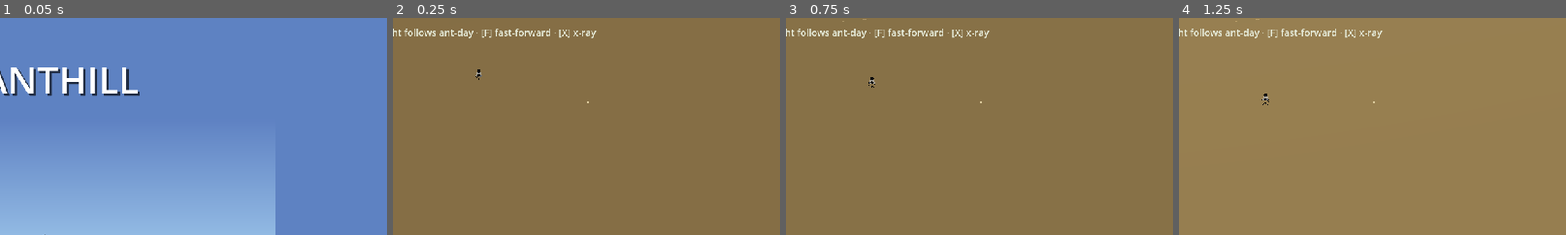
Above: before the commit, frames 1-4 (left to right).
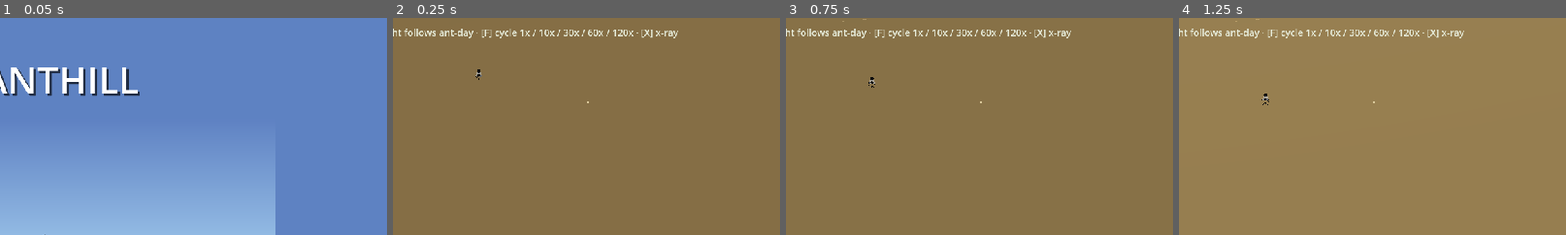
Above: after the commit, the same moments.

Repository: 151henry151/anthill
Game: Godot game, scene res://scenes/loading_screen.tscn
The game is run twice, just before and just after one commit, with the same random seed, the same clock (stepped at 60 frames per second) and the same inputs.
Inputs (mouse positions are % of the whole screen's width and height, from its top left):
- Up to frame 1 (0.05 s): no input
- Up to frame 2 (0.25 s): no input
- Up to frame 3 (0.75 s): tap Enter at 0.5 s; move the mouse to (72, 45) at 0.52 s; hold D from 0.53 s (still down); tap E at 0.6 s; click (72, 45) at 0.67 s
- Up to frame 4 (1.25 s): keep holding D; tap Space at 0.77 s
The pictures show only the part of the screen within x 42-92%, y 0-50%; the shares and areas given below are measured in that part.

Frame 1 is identical in both runs. In frame 2, 0.8% of the frame differs, in the area x 26-74%, y 4-10%; in frame 3, 0.8%; in frame 4, 0.8%.

Commit message:
Cycle fast-forward through 10x, 30x, 60x, and 120x time scales

Diff:
--- a/game/anthill/scenes/main.tscn
+++ b/game/anthill/scenes/main.tscn
@@ -71,4 +71,4 @@
 offset_top = 12.0
 theme_override_colors/font_color = Color(0.9, 0.92, 0.85, 1)
 theme_override_font_sizes/font_size = 14
-text = "Colony view — left-drag orbit · middle-drag pan · wheel zoom · day/night follows ant-day · [F] fast-forward · [X] x-ray"
+text = "Colony view — left-drag orbit · middle-drag pan · wheel zoom · day/night follows ant-day · [F] cycle 1x / 10x / 30x / 60x / 120x · [X] x-ray"
--- a/game/anthill/scripts/colony_hud.gd
+++ b/game/anthill/scripts/colony_hud.gd
@@ -20,7 +20,8 @@
 var worker_count: int = 0
 var brood_count: int = 0
 var xray_active: bool = false
-var fast_forward: bool = false
+## **1.0** = normal; **>1** shows fast-forward in the mode line.
+var fast_forward_multiplier: float = 1.0
 
 
 func _ready() -> void:
@@ -84,8 +85,8 @@
 	_food_label.text = "Sugar: %.0f%% | Protein: %.0f%%" % [sugar * 100.0, protein * 100.0]
 	_pop_label.text = "%d workers | %d brood" % [worker_count, brood_count]
 	var modes: Array[String] = []
-	if fast_forward:
-		modes.append("[F] FAST %.0fx >>" % _Const.FAST_FORWARD_SCALE)
+	if fast_forward_multiplier > 1.001:
+		modes.append("[F] FAST %.0fx >>" % fast_forward_multiplier)
 	if xray_active:
 		modes.append("[X] X-RAY")
 	_mode_label.text = "  ".join(modes) if not modes.is_empty() else ""
--- a/game/anthill/scripts/constants.gd
+++ b/game/anthill/scripts/constants.gd
@@ -187,8 +187,8 @@
 # ---------------------------------------------------------------------------
 # Fast-forward
 # ---------------------------------------------------------------------------
-## Engine time scale when fast-forward is active.
-const FAST_FORWARD_SCALE := 30.0
+## **[F]** cycles: **1×** → **10×** → **30×** → **60×** → **120×** → **1×** …
+const FAST_FORWARD_SPEEDS: Array[float] = [10.0, 30.0, 60.0, 120.0]
 
 # ---------------------------------------------------------------------------
 # Worker movement intervals (seconds between steps)
--- a/game/anthill/scripts/main_controller.gd
+++ b/game/anthill/scripts/main_controller.gd
@@ -54,7 +54,8 @@
 
 var _mesh_pending: Dictionary = {}
 var _xray_active: bool = false
-var _fast_forward: bool = false
+## **0** = 1×, **1…N** = **`FAST_FORWARD_SPEEDS[i−1]`**.
+var _ff_tier: int = 0
 var _mat_xray: StandardMaterial3D
 var _game_tick: int = 0
 var _game_day: int = 0
@@ -287,7 +288,7 @@
 		_pheromone_field,
 		_building_pheromone,
 		colony_ants,
-		_fast_forward
+		_ff_tier > 0
 	)
 
 
@@ -322,7 +323,7 @@
 		brood_total = int(counts["total"])
 	_peak_workers = maxi(_peak_workers, workers)
 	_hud.xray_active = _xray_active
-	_hud.fast_forward = _fast_forward
+	_hud.fast_forward_multiplier = _ff_time_scale()
 	_hud.update_data(
 		_game_day,
 		_format_clock_time(_game_tick),
@@ -376,9 +377,20 @@
 			_toggle_fast_forward()
 
 
+func _ff_time_scale() -> float:
+	if _ff_tier <= 0:
+		return 1.0
+	var i: int = _ff_tier - 1
+	var speeds: Array = _Const.FAST_FORWARD_SPEEDS
+	if i >= speeds.size():
+		return 1.0
+	return float(speeds[i])
+
+
 func _toggle_fast_forward() -> void:
-	_fast_forward = not _fast_forward
-	Engine.time_scale = _Const.FAST_FORWARD_SCALE if _fast_forward else 1.0
+	var n: int = _Const.FAST_FORWARD_SPEEDS.size() + 1
+	_ff_tier = (_ff_tier + 1) % n
+	Engine.time_scale = _ff_time_scale()
 
 
 func _toggle_xray() -> void:
Not shown, changed: CHANGELOG.md
